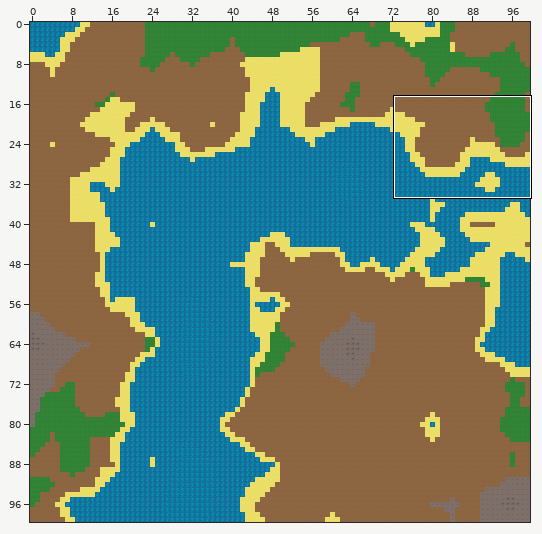
Level history. Tiled map: Graphics/Tileset/map.tmx. The picture above shows the old version from afar; the outline marks the close-up.
Close-up. Before the commit:
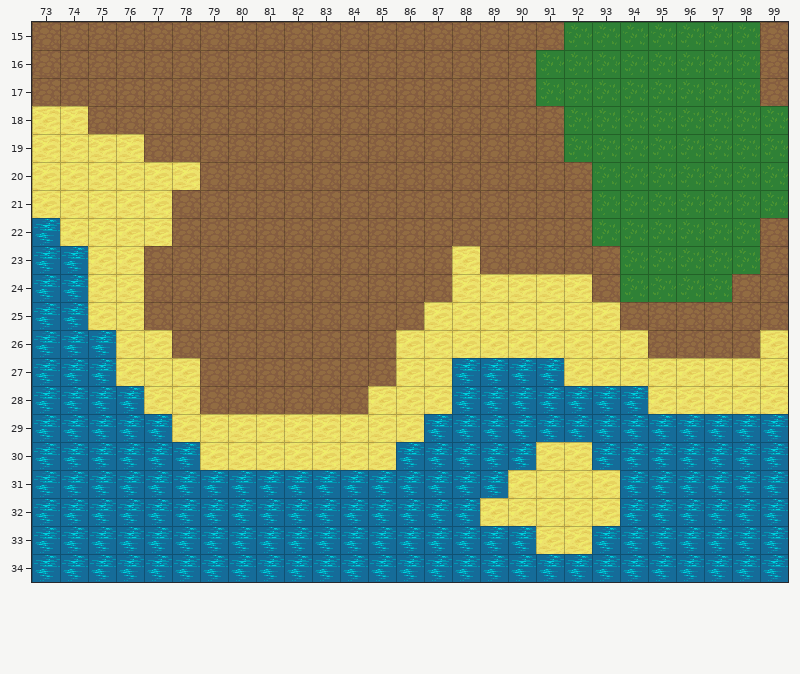
Cells are 32x32 px. Shown: x 73..99, y 15..34. The commit also changed other parts of the map, which this record leaves out.
The result:
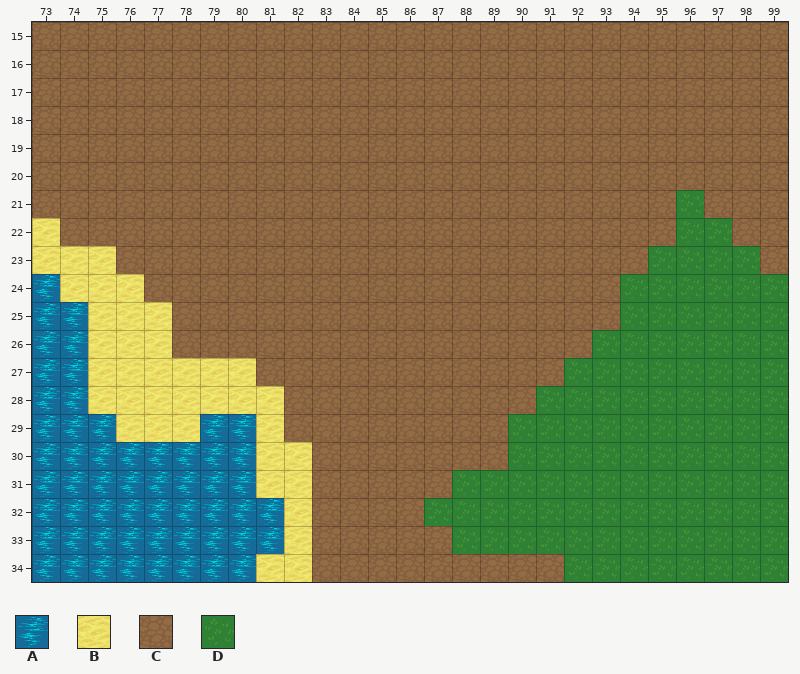
Key: from "map": A 1, B 2, C 3, D 4.
_ is an empty cell.
From old to new:
Layer "Tile Layer 1":
y 15: x 92..98 DDDDDDD -> CCCCCCC
y 16..17: x 91..98 DDDDDDDD -> CCCCCCCC
y 18: x 73..74 BB -> CC; x 92..99 DDDDDDDD -> CCCCCCCC
y 19: x 73..76 BBBB -> CCCC; x 92..99 DDDDDDDD -> CCCCCCCC
y 20: x 73..78 BBBBBB -> CCCCCC; x 93..99 DDDDDDD -> CCCCCCC
y 21: x 73..77 BBBBB -> CCCCC; x 93..95 DDD -> CCC; x 97..99 DDD -> CCC
y 22: x 73..77 ABBBB -> BCCCC; x 93..95 DDD -> CCC; x 98 D -> C
y 23: x 73..74 AA -> BB; x 76 B -> C; x 88 B -> C; x 94 D -> C
y 24: x 74 A -> B; x 88..92 BBBBB -> CCCCC; x 98..99 CC -> DD
y 25: x 77 C -> B; x 87..99 BBBBBBBCCCCCC -> CCCCCCCDDDDDD
y 26: x 75 A -> B; x 86..99 BBBBBBBBBCCCCB -> CCCCCCCDDDDDDD
y 27: x 75 A -> B; x 79..80 CC -> BB; x 86..99 BBAAAABBBBBBBB -> CCCCCCDDDDDDDD
y 28: x 75..76 AA -> BB; x 79..81 CCC -> BBB; x 85..99 BBBAAAAAAABBBBB -> CCCCCCDDDDDDDDD
y 29: x 76..77 AA -> BB; x 79..80 BB -> AA; x 82..99 BBBBBAAAAAAAAAAAAA -> CCCCCCCCDDDDDDDDDD
y 30: x 79..80 BB -> AA; x 83..99 BBBAAAAABBAAAAAAA -> CCCCCCCDDDDDDDDDD
y 31: x 81..99 AAAAAAAAABBBBAAAAAA -> BBCCCCCDDDDDDDDDDDD
y 32: x 82..99 AAAAAAABBBBBAAAAAA -> BCCCCDDDDDDDDDDDDD
y 33: x 82..99 AAAAAAAAABBAAAAAAA -> BCCCCCDDDDDDDDDDDD
y 34: x 81..99 AAAAAAAAAAAAAAAAAAA -> BBCCCCCCCCCDDDDDDDD
Boxes around the changes in both close-ups, in picture pixels (x1, y1, x2, y2):
changed: (200, 22, 788, 582)
changed: (32, 106, 200, 302)
changed: (144, 302, 172, 330)
changed: (88, 330, 172, 442)
